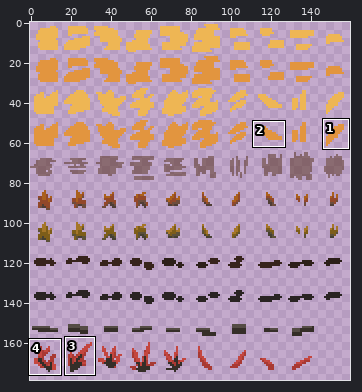
Edited in one commit: sprite sheet (sprites/tilesets/blob_tiles.png). The picture above shows the old version from afar; the outline marks the close-up.
Close-up. First the earlier version:
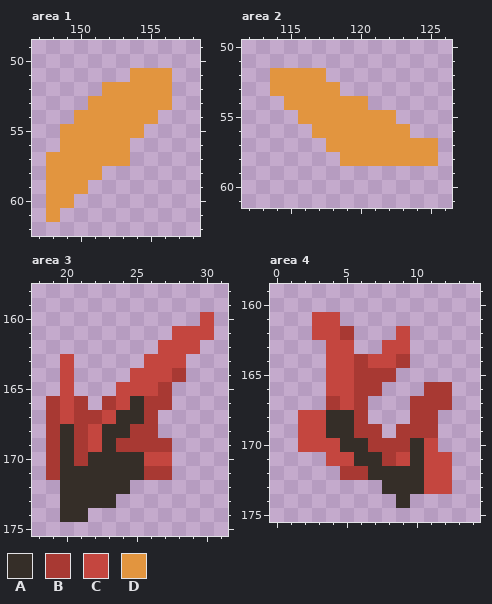
The file is 160x320 pixels. Colours within 5 levels of each other are drawn and written as one. Shown: area 1: x 147..158, y 49..62; area 2: x 112..126, y 50..61; area 3: x 18..31, y 158..175; area 4: x 0..14, y 159..175. The wide view leaves out empty margins. The commit also changed other parts of the picture, which this record leaves out.
Palette (. is transparent): A #352e28  B #a83933  C #c4463f  D #e2953f
New version:
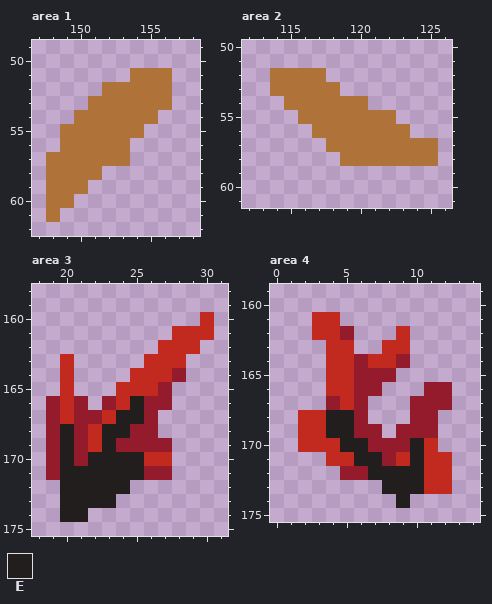
Colours new in this view: E #211e1d
What changed:
colour B: #a83933 -> #931b2b
colour C: #c4463f -> #c22a20
colour D: #e2953f -> #af7238
Area 3:
y 166: x 25 A -> E
y 167: x 24..25 AA -> EE
y 168: x 20 A -> E; x 23..24 AA -> EE
y 169: x 20 A -> E; x 23 A -> E
y 170: x 20 A -> E; x 22..25 AAAA -> EEEE
y 171: x 20..25 AAAAAA -> EEEEEE
y 172: x 20..24 AAAAA -> EEEEE
y 173: x 20..23 AAAA -> EEEE
y 174: x 20..21 AA -> EE
Area 4:
y 168..169: x 4..5 AA -> EE
y 170: x 5..6 AA -> EE; x 10 A -> E
y 171: x 6..7 AA -> EE; x 10 A -> E
y 172: x 7..10 AAAA -> EEEE
y 173: x 8..10 AAA -> EEE
y 174: x 9 A -> E
Boxes around the changes in both close-ups, in picture pixels (x1, y1, x2, y2):
changed: (46, 68, 172, 222)
changed: (270, 68, 438, 166)
changed: (46, 312, 214, 522)
changed: (298, 312, 452, 508)
